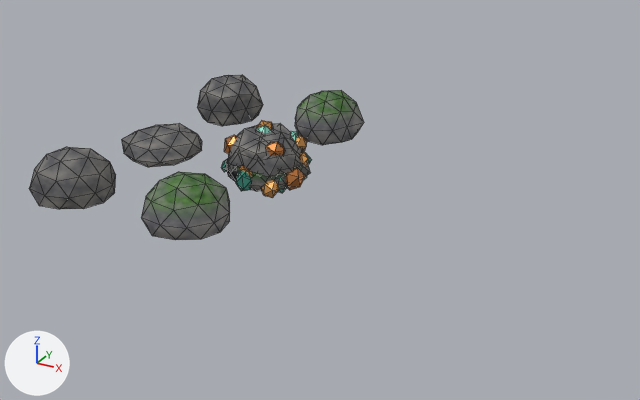
The glTF model public/models/boulder.glb as it was, and as the next commit left it.
Before and after are seen from a 50 mm camera at (6.09, -9.55, 4.62) aimed at (0.97, -0.23, -0.04). Lighting does not change. The marker at lower left points along +X, +Y and +Z. The older version comes first. Mesh edges are drawn as thin lines.

The first picture shows 'boulder_a', 'boulder_a_copper', 'boulder_a_mossy', 'boulder_b', 'boulder_b_copper', 'boulder_c', 'boulder_c_copper', 'boulder_c_mossy' and 1 more.
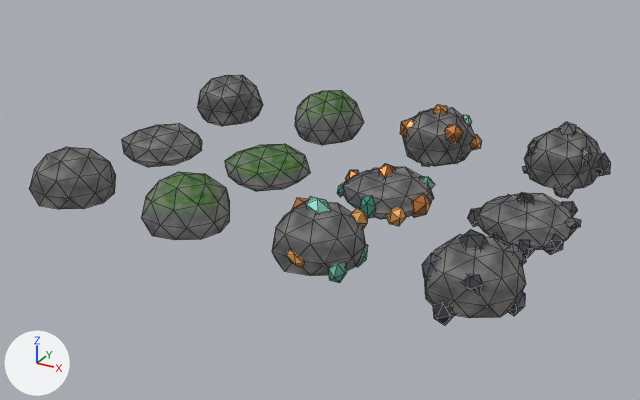
Commit message: Coal boulder variants: dedicated GLB nodes + dark tint

Changed parts and their boxes (x1, y1, x2, y2) in the pictures (640 x 400 px):
```json
{"object": "boulder_a_copper", "change": "moved", "before": [228, 126, 307, 193], "after": [272, 196, 368, 283]}
{"object": "boulder_a_coal", "change": "added", "after": [422, 229, 526, 325], "faces in mat_mat_boulder_a_coal": [424, 234, 526, 318], "faces in mat_mat_coal_ore": [422, 229, 526, 325]}
{"object": "boulder_c_copper", "change": "moved", "before": [224, 120, 308, 167], "after": [400, 104, 482, 167]}
{"object": "boulder_b_copper", "change": "moved", "before": [221, 153, 312, 198], "after": [337, 163, 435, 226]}
{"object": "boulder_b_coal", "change": "added", "after": [467, 192, 581, 258], "faces in mat_mat_boulder_b_coal": [476, 193, 576, 250], "faces in mat_mat_coal_ore": [467, 192, 581, 258]}
{"object": "boulder_c_coal", "change": "added", "after": [522, 122, 611, 198], "faces in mat_mat_boulder_c_coal": [524, 127, 602, 189], "faces in mat_mat_coal_ore": [522, 122, 611, 198]}
{"object": "boulder_b_mossy", "change": "unchanged, uncovered by the edit", "before": [236, 166, 308, 191], "after": [225, 144, 310, 191]}
```

The change, as JSON lines over the scene's bpy script:
```json
{"op": "add", "block": "mat_mat_coal_ore", "code": ["mat_mat_coal_ore = bpy.data.materials.new('mat_coal_ore')", "mat_mat_coal_ore.use_nodes = True; mat_mat_coal_ore.node_tree.nodes.clear()", "_N = mat_mat_coal_ore.node_tree.nodes; _L = mat_mat_coal_ore.node_tree.links", "n0 = _N.new('ShaderNodeBsdfPrincipled'); n0.name = 'Principled BSDF'", "n0.inputs[1].default_value = 0.15  # 'Metallic'", "n0.inputs[2].default_value = 0.55  # 'Roughness'", "n1 = _N.new('ShaderNodeOutputMaterial'); n1.name = 'Material Output'", "n2 = _N.new('ShaderNodeVertexColor'); n2.name = 'Color Attribute'", "_L.new(n0.outputs[0], n1.inputs[0])  # 'BSDF' to 'Surface'", "_L.new(n2.outputs[0], n0.inputs[0])  # 'Color' to 'Base Color'"]}
{"op": "add", "block": "mat_mat_boulder_c_coal", "code": ["mat_mat_boulder_c_coal = bpy.data.materials.new('mat_boulder_c_coal')", "# uses the picture img_bake_boulder_c"]}
{"op": "add", "block": "mat_mat_boulder_b_coal", "code": ["mat_mat_boulder_b_coal = bpy.data.materials.new('mat_boulder_b_coal')", "# uses the picture img_bake_boulder_b"]}
{"op": "add", "block": "mat_mat_boulder_a_coal", "code": ["mat_mat_boulder_a_coal = bpy.data.materials.new('mat_boulder_a_coal')", "# uses the picture img_bake_boulder_a"]}
{"op": "add", "block": "me_boulder_c_coal_mesh", "code": ["me_boulder_c_coal_mesh = bpy.data.meshes.new('boulder_c_coal_mesh')", "me_boulder_c_coal_mesh.from_pydata(...)  # 150 vertices, 260 faces; spans x -0.566..0.581, y -0.479..0.483, z -0.091..0.838", "# faces by material slot: [80, 180]", "me_boulder_c_coal_mesh.materials.append(mat_mat_boulder_c_coal)", "me_boulder_c_coal_mesh.materials.append(mat_mat_coal_ore)"]}
{"op": "add", "block": "me_boulder_b_coal_mesh", "code": ["me_boulder_b_coal_mesh = bpy.data.meshes.new('boulder_b_coal_mesh')", "me_boulder_b_coal_mesh.from_pydata(...)  # 150 vertices, 260 faces; spans x -0.618..0.666, y -0.593..0.624, z -0.057..0.496", "# faces by material slot: [80, 180]", "me_boulder_b_coal_mesh.materials.append(mat_mat_boulder_b_coal)", "me_boulder_b_coal_mesh.materials.append(mat_mat_coal_ore)"]}
{"op": "add", "block": "me_boulder_a_coal_mesh", "code": ["me_boulder_a_coal_mesh = bpy.data.meshes.new('boulder_a_coal_mesh')", "me_boulder_a_coal_mesh.from_pydata(...)  # 150 vertices, 260 faces; spans x -0.518..0.566, y -0.589..0.552, z -0.099..0.762", "# faces by material slot: [80, 180]", "me_boulder_a_coal_mesh.materials.append(mat_mat_boulder_a_coal)", "me_boulder_a_coal_mesh.materials.append(mat_mat_coal_ore)"]}
{"op": "set", "path": "ob_boulder_a_copper.location", "old": "(0.0, 0.0, 0.0)", "new": "(1.8, -1.8, 0.0)"}
{"op": "set", "path": "ob_boulder_b_copper.location", "old": "(0.0, 0.0, 0.0)", "new": "(1.8, 0.0, 0.0)"}
{"op": "set", "path": "ob_boulder_c_copper.location", "old": "(0.0, 0.0, 0.0)", "new": "(1.8, 1.8, 0.0)"}
{"op": "add", "block": "ob_boulder_c_coal", "code": ["ob_boulder_c_coal = bpy.data.objects.new('boulder_c_coal', me_boulder_c_coal_mesh)", "ob_boulder_c_coal.location = (3.6, 1.8, 0.0)"]}
{"op": "add", "block": "ob_boulder_b_coal", "code": ["ob_boulder_b_coal = bpy.data.objects.new('boulder_b_coal', me_boulder_b_coal_mesh)", "ob_boulder_b_coal.location = (3.6, 0.0, 0.0)"]}
{"op": "add", "block": "ob_boulder_a_coal", "code": ["ob_boulder_a_coal = bpy.data.objects.new('boulder_a_coal', me_boulder_a_coal_mesh)", "ob_boulder_a_coal.location = (3.6, -1.8, 0.0)"]}
```
